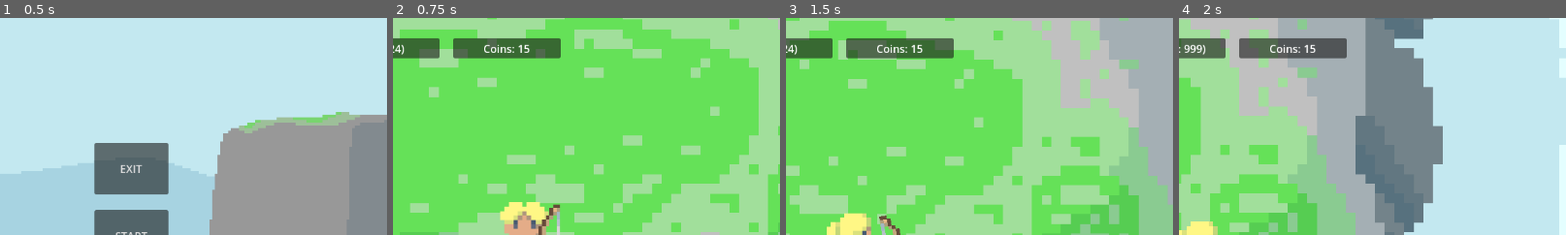
Above: before the commit, frames 1-4 (left to right).
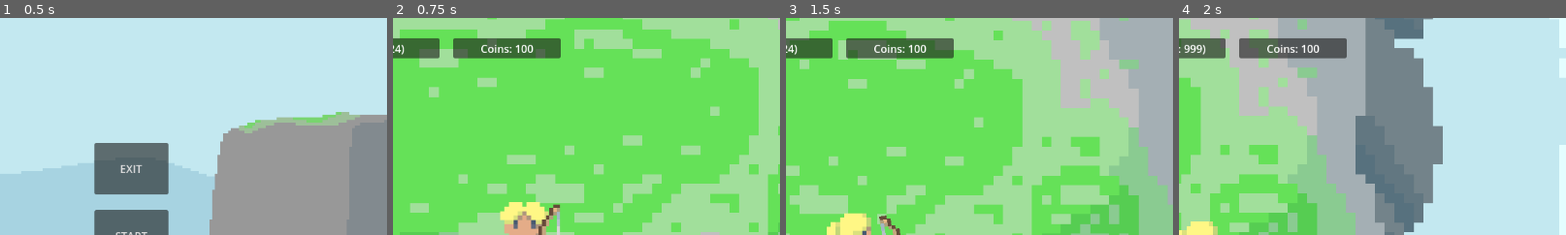
Above: after the commit, the same moments.

Repository: Kryzi/Eksamens-projekt
Game: Godot game, scene res://scenes/main_menu/main_menu.tscn
The game is run twice, just before and just after one commit, with the same random seed, the same clock (stepped at 60 frames per second) and the same inputs. The engine's default icon, where the game draws it, is replaced by a stand-in: a white triangle on a blue panel in a dark square.
Inputs (mouse positions are % of the whole screen's width and height, from its top left):
- Up to frame 1 (0.5 s): no input
- Up to frame 2 (0.75 s): click "START" at 0.5 s
- Up to frame 3 (1.5 s): move the mouse to (72, 45) at 1.27 s; hold D (Right) from 1.28 s (still down); tap 0 (0) at 1.35 s
- Up to frame 4 (2 s): keep holding D (Right); tap X (x) at 1.55 s
The pictures show only the part of the screen within x 33-83%, y 0-50%; the shares and areas given below are measured in that part.

Frame 1 is identical in both runs. In frame 2, 0.3% of the frame differs, in the area x 22-37%, y 12-17%; in frame 3, 0.3%; in frame 4, 0.3%.

Commit message:
start på at sælge våben

Diff:
--- a/globals/player_info.gd
+++ b/globals/player_info.gd
@@ -5,7 +5,7 @@
 signal coin_count_changed(new_coins: int)
 signal win_screen_reached(is_player_victorious: bool,coins_high_score: int)
 
-var current_coins: int = 15:
+var current_coins: int = 100:
 	set(value):
 		current_coins = value
 		coin_count_changed.emit(current_coins)
--- a/scenes/layouts/shop/layout_1_bridge_shop.tscn
+++ b/scenes/layouts/shop/layout_1_bridge_shop.tscn
@@ -208,6 +208,14 @@
 theme_override_font_sizes/font_size = 22
 text = "Refill Ammo: 10 Coins"
 
+[node name="Sælg våben" type="Button" parent="ShopKeeper"]
+offset_left = 13.0
+offset_top = 38.0
+offset_right = 318.0
+offset_bottom = 125.0
+theme_override_font_sizes/font_size = 22
+text = "Sælg Våben: Du får XX Coins"
+
 [node name="RichTextLabel" type="RichTextLabel" parent="ShopKeeper"]
 offset_left = 64.0
 offset_top = -70.0
@@ -222,3 +230,6 @@
 [connection signal="mouse_entered" from="ShopKeeper/RefillAmmo" to="ShopKeeper" method="_on_refill_ammo_mouse_entered"]
 [connection signal="mouse_exited" from="ShopKeeper/RefillAmmo" to="ShopKeeper" method="_on_refill_ammo_mouse_exited"]
 [connection signal="pressed" from="ShopKeeper/RefillAmmo" to="ShopKeeper" method="_on_refill_ammo_pressed"]
+[connection signal="mouse_entered" from="ShopKeeper/Sælg våben" to="ShopKeeper" method="_on_refill_ammo_mouse_entered"]
+[connection signal="mouse_exited" from="ShopKeeper/Sælg våben" to="ShopKeeper" method="_on_refill_ammo_mouse_exited"]
+[connection signal="pressed" from="ShopKeeper/Sælg våben" to="ShopKeeper" method="_on_sælg_våben_pressed"]
--- a/scripts/shop/shop_keeper.gd
+++ b/scripts/shop/shop_keeper.gd
@@ -45,3 +45,8 @@
 
 func _on_refill_ammo_mouse_exited() -> void:
 	PlayerInfo.is_interacting_with_UI = false
+
+
+func _on_sælg_våben_pressed() -> void:
+	pass
+	#print(weapon.weapons[weapon.currentWeapon].instance.name)
